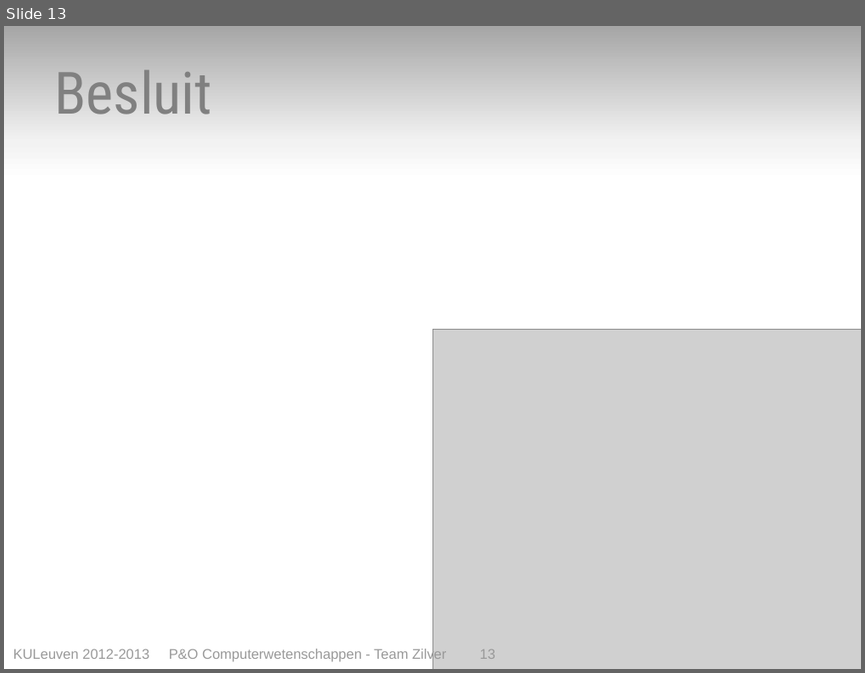
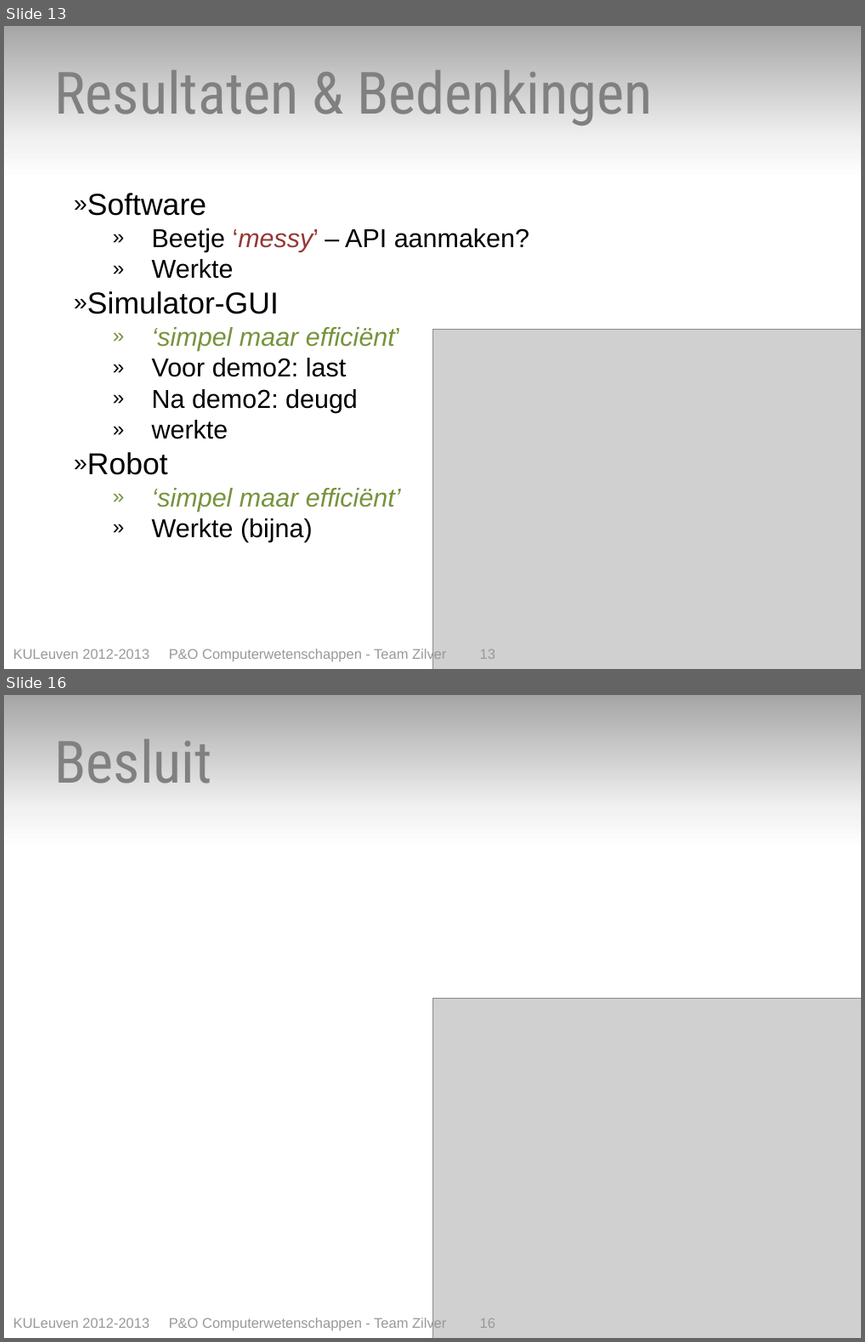
Before and after one commit to toonn/SilverSurfer, a slide deck: SilverSurferVerslag/Presentatie Eind/Presentatie eindverslag - team zilver.pptx. Shown one above the other, each under a label of ours: slide 13 before the commit, slides 13 and 16 after it; the slides between them are not shown. The pictures are 865x673 and 865x1342 pixels, drawn with LibreOffice and Linux fonts; fonts in the diff are those of the drawing; grey boxes stand for pictures. Boxes give left, top, right and bottom in pixels: in the first picture for what was removed or moved away, otherwise in the second. Text is boxed around its words. In the diff, an @@ line names an element or a change of style, - is before the commit and + after.

Commit message:
pres: resultaten + teamwork(-) toegevoegd.

```diff
--- a/SilverSurferVerslag/Presentatie Eind/Presentatie eindverslag - team zilver.pptx
+++ b/SilverSurferVerslag/Presentatie Eind/Presentatie eindverslag - team zilver.pptx
@@ slide 13 added at [4, 26, 861, 669], background gradient #A6A6A6 to #F2F2F2 to #FFFFFF @@
@@ text added at [54, 70, 653, 125], 54 pt, text #808080 @@
+Resultaten & Bedenkingen
@@ text added at [87, 193, 529, 542], 24 pt, text #000000 @@
+» Software
+        » Beetje ‘messy’ – API aanmaken?
+        » Werkte
+    » Simulator-GUI
+        » ‘simpel maar efficiënt’
+        » Voor demo2: last
+        » Na demo2: deugd
+        » werkte
+» Robot
+        » ‘simpel maar efficiënt’
+        » Werkte (bijna)
@@ picture added at [433, 329, 861, 669] @@
@@ text added at [13, 647, 495, 662], 13 pt, text #999999 @@
+KULeuven 2012-2013 P&O Computerwetenschappen - Team Zilver 13
@@ what was slide 13 is now slide 16 @@
@@ text at [13, 1316, 495, 1331]: text changed @@
-KULeuven 2012-2013 P&O Computerwetenschappen - Team Zilver 13
+KULeuven 2012-2013 P&O Computerwetenschappen - Team Zilver 16
```
Also in this commit, not shown: 2 other slides added.
